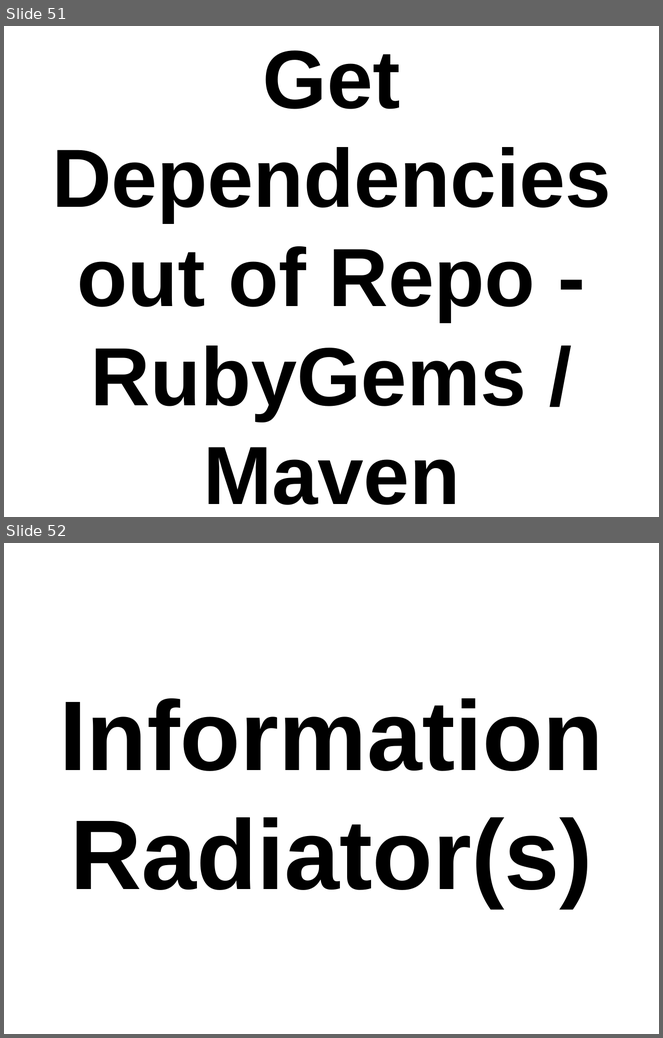
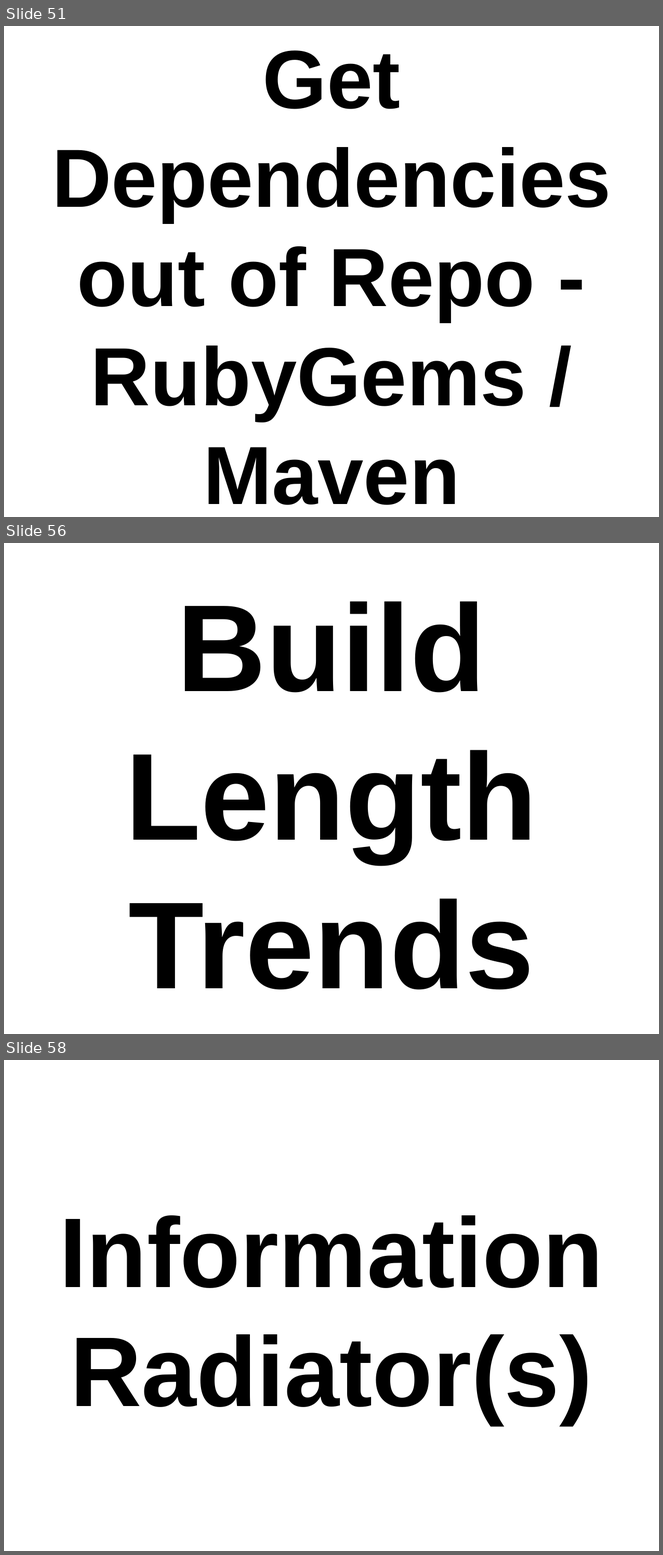
Before and after one commit to thewoolleyman/ci_for_the_rails_guy_or_gal, a slide deck: presentation/ci_for_the_web_2.0_guy_or_gal.odp. Shown one above the other, each under a label of ours: slides 51 and 52 before the commit, slides 51, 56 and 58 after it; the slides between them are not shown. The pictures are 663x1038 and 663x1555 pixels, drawn with LibreOffice and Linux fonts; fonts in the diff are those of the drawing. Boxes give left, top, right and bottom in pixels: in the first picture for what was removed or moved away, otherwise in the second. Text is boxed around its words. In the diff, an @@ line names an element or a change of style, - is before the commit and + after.

```diff
--- a/presentation/ci_for_the_web_2.0_guy_or_gal.odp
+++ b/presentation/ci_for_the_web_2.0_guy_or_gal.odp
@@ slide 56 added at [4,543,659,1034], background #FFFFFF @@
@@ title added at [125,601,538,990], 150 pt, text #000000, bold @@
+Build Length Trends
@@ what was slide 52 is now slide 58 @@
```
Also in this commit, not shown: 1 slide changed, 6 other slides added, 1 slide removed.
